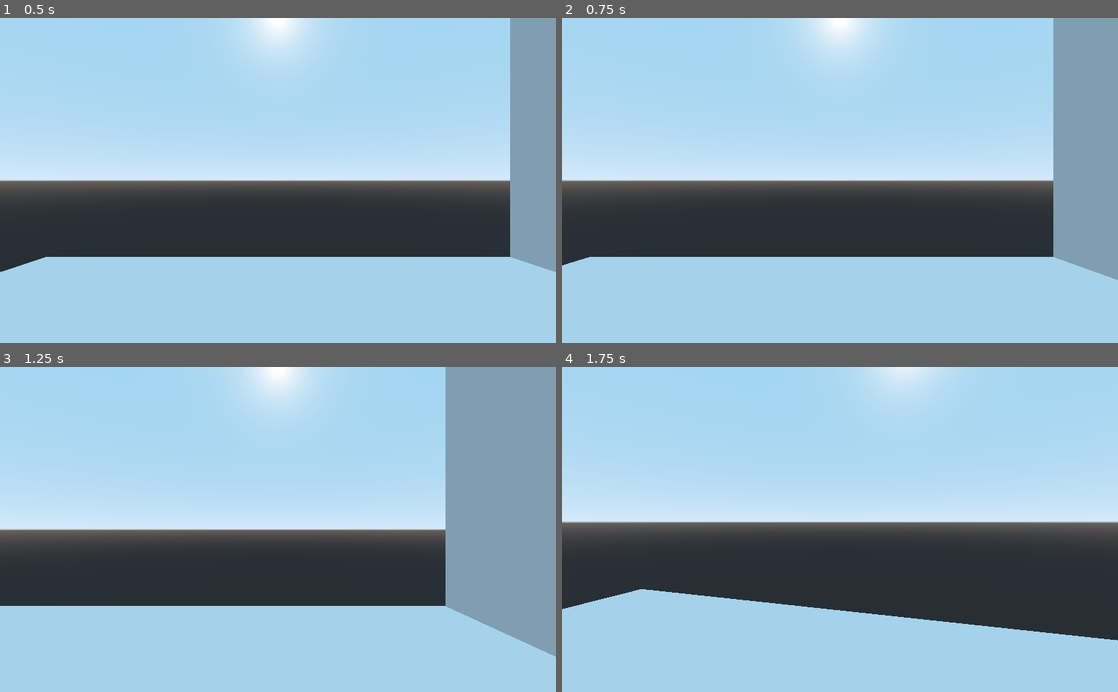
Above: before the commit, frames 1-4 (two rows, left to right).
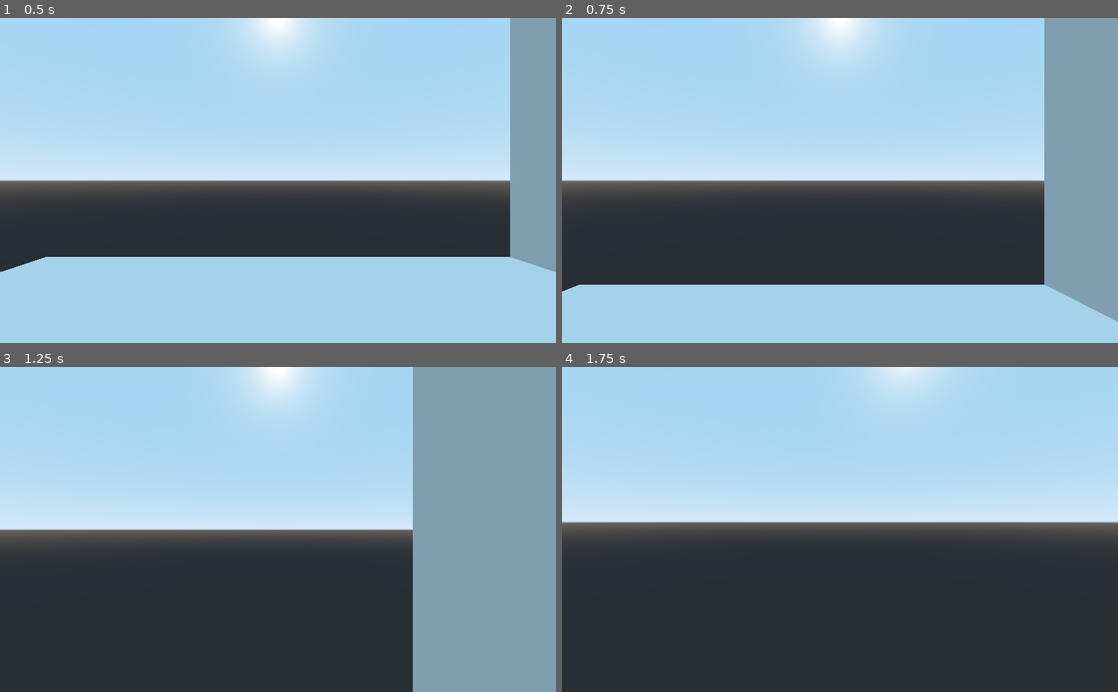
Above: after the commit, the same moments.

Repository: Naronco/JingleJam2020
Game: Godot game, scene res://main.tscn
Same seed, same stepped clock (60 frames per second), same inputs: the game is played once before the commit and once after it.
Inputs (mouse positions are in pixels of both pictures, inside the frame that each line leads up to):
- Up to frame 1 (0.5 s): no input
- Up to frame 2 (0.75 s): move the mouse to (962, 164) at 0.52 s; hold D (movement_right) from 0.53 s (still down); tap Space (movement_jump, bound only after the commit) at 0.6 s; click (962, 164) at 0.67 s
- Up to frame 3 (1.25 s): keep holding D (movement_right); tap Space (movement_jump, bound only after the commit) at 0.77, 1.07 s
- Up to frame 4 (1.75 s): move the mouse to (812, 529) at 1.27 s; release D (movement_right) at 1.28 s; hold W (movement_forward) from 1.28 s (still down); tap Space (movement_jump, bound only after the commit) at 1.35, 1.52 s

Frame 1 is identical in both runs. In frame 2, 10% of the frame differs, in the area x 0-100%, y 0-94%; in frame 3, 29%, in the area x 0-100%, y 0-100%; in frame 4, 24%.

Commit message:
jumping

Diff:
--- a/Player.gd
+++ b/Player.gd
@@ -4,6 +4,9 @@
 # Declare member variables here. Examples:
 # var a = 2
 # var b = "text"
+
+var jumpVel = 5.0
+var walkingSpeed = 3.0
 
 var PLAYER_GRAVITY = Vector3(0, -9.8, 0)
 var targetBasis
@@ -76,13 +79,15 @@
 	walkingDir -= up.dot(walkingDir) * up
 	walkingDir = walkingDir.normalized()
 
-	var speed = 2.0
-	var target = speed * walkingDir
+	var target = walkingSpeed * walkingDir
 	# target is perpendicular to gravity
 
 	# Set velocity into walking dir, but leave component along gravity untouched.
 	velocity = velocity.dot(up) * up + target
 	velocity += PLAYER_GRAVITY * delta
+
+	if Input.is_action_just_pressed('movement_jump'):
+		velocity = up * jumpVel + (velocity - velocity.dot(up) * up)
 
 	velocity = move_and_slide(velocity, up)
 
--- a/project.godot
+++ b/project.godot
@@ -46,6 +46,11 @@
 "events": [ Object(InputEventKey,"resource_local_to_scene":false,"resource_name":"","device":0,"alt":false,"shift":false,"control":false,"meta":false,"command":false,"pressed":false,"scancode":69,"unicode":0,"echo":false,"script":null)
  ]
 }
+movement_jump={
+"deadzone": 0.5,
+"events": [ Object(InputEventKey,"resource_local_to_scene":false,"resource_name":"","device":0,"alt":false,"shift":false,"control":false,"meta":false,"command":false,"pressed":false,"scancode":32,"unicode":0,"echo":false,"script":null)
+ ]
+}
 
 [physics]
 
